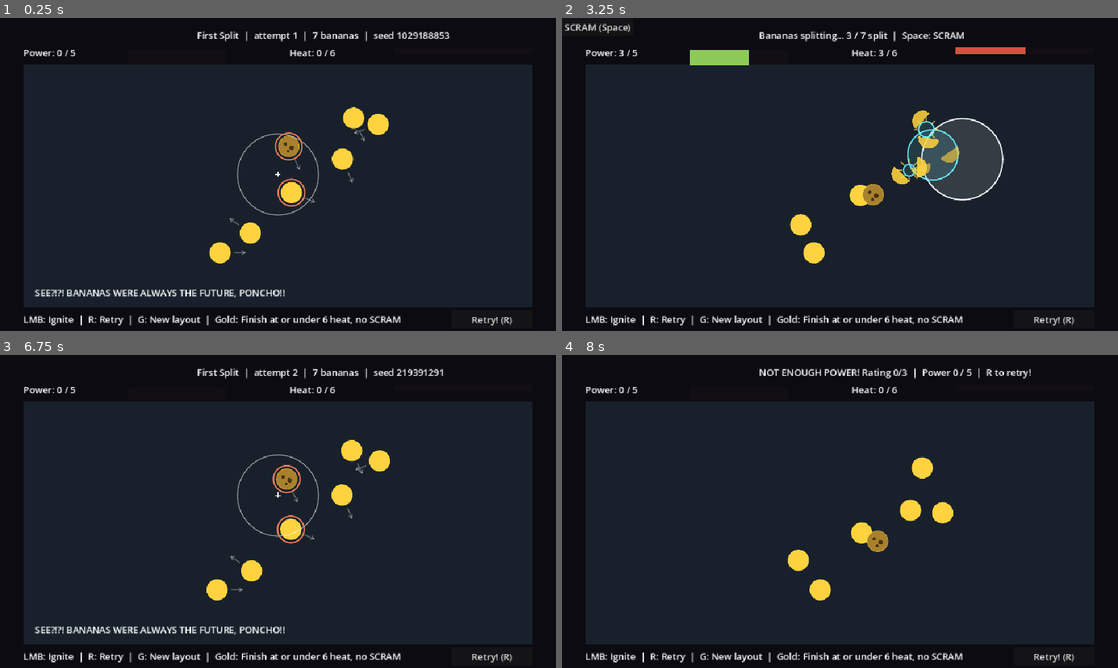
Above: before the commit, frames 1-4 (two rows, left to right).
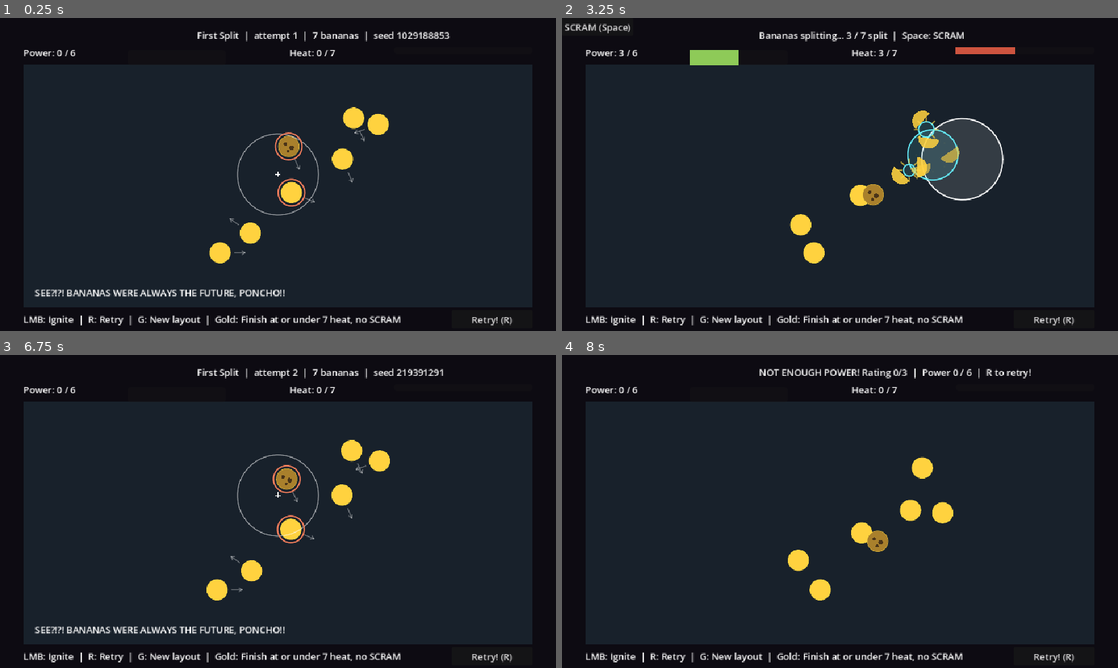
Above: after the commit, the same moments.

Repository: UnderstoodUseYourUsernameHere/banana-fission
Game: Godot game, scene res://scenes/main.tscn
Two runs of this game, one before a commit and one after it. Both use one fixed random seed, a clock stepped at 60 frames per second and the inputs below.
Inputs (mouse positions are in pixels of both pictures, inside the frame that each line leads up to):
- Up to frame 1 (0.25 s): no input
- Up to frame 2 (3.25 s): click "Retry! (R)" at 0.5 s; click "Retry! (R)" at 1.25 s; click "Retry! (R)" at 2 s; tap Enter at 2.75 s; move the mouse to (962, 158) at 2.77 s; press the mouse at (962, 158) at 2.78 s; hold Right from 2.78 s (still down)
- Up to frame 3 (6.75 s): release Right at 3.5 s; release the mouse at (400, 495) at 3.5 s; drag from (166, 527) to (250, 574) at 3.52 s; move the mouse to (333, 442) at 4.27 s; hold Right 4.28-5 s; hold N (next_level) 4.28-5 s; drag from (250, 574) to (111, 464) at 5.02 s; move the mouse to (444, 558) at 5.77 s; hold Left 5.78-6.5 s; tap Alt at 5.85 s; tap Escape (menu) at 6.4 s; click "START" at 6.5 s
- Up to frame 4 (8 s): drag from (673, 464) to (756, 433) at 7.27 s

The runs differ from the first frame. In frame 1, less than 0.1% of the frame differs, in the area x 12-61%, y 10-98%; in frame 2, 0.2%, in the area x 12-84%, y 9-98%; in frame 3, less than 0.1%; in frame 4, less than 0.1%.

Commit message:
fix: require completed reactions when validating layouts

Diff:
--- a/scenes/levels/level_01.tscn
+++ b/scenes/levels/level_01.tscn
@@ -7,9 +7,7 @@
 script = ExtResource("1_i2aat")
 title = "First Split"
 ratticus_line = "SEE?!?! BANANAS WERE ALWAYS THE FUTURE, PONCHO!!"
-power_target = 5
-heat_limit = 6
-gold_heat_limit = 7
+gold_heat_limit = 8
 
 [node name="Banana" parent="." unique_id=993941136 instance=ExtResource("2_2djvx")]
 position = Vector2(500, 300)
--- a/scenes/levels/level_02.tscn
+++ b/scenes/levels/level_02.tscn
@@ -7,8 +7,9 @@
 [sub_resource type="Resource" id="Resource_i2aat"]
 script = ExtResource("2_3acmf")
 count = 8
-speed_min = 62.0
-speed_max = 140.0
+speed_min = 49.0
+speed_max = 106.0
+min_spacing = 46.0
 metadata/_custom_type_script = "uid://bbbhkkqquiygk"
 
 [node name="Level" type="Node2D" unique_id=964198586]
--- a/scripts/main.gd
+++ b/scripts/main.gd
@@ -52,6 +52,7 @@
 var validation_seed: int = 0
 var validation_tries: int = 0
 var validation_generation_failed: bool = false
+var layout_ready: bool = false
 
 func _ready() -> void:
 	_load_level()
@@ -69,7 +70,7 @@
 	_generate_validated()
 
 func _on_ignited(world_position: Vector2) -> void:
-	if state != RoundState.AIMING:
+	if not layout_ready or state != RoundState.AIMING:
 		return
 
 	Progress.record_attempt()
@@ -167,7 +168,7 @@
 	if validation_generation_failed:
 		if level.fixed_seed != 0 or validation_tries >= MAX_SEED_TRIES:
 			push_warning("Generation failed and no seeds left after %d tries!" % validation_tries)
-			_finish_layout_validation()
+			_finish_layout_validation(false)
 			return
 		validation_seed += 1
 		validation_tries += 1
@@ -198,12 +199,12 @@
 			result["power"],
 			result["heat"]
 		])
-		_finish_layout_validation()
+		_finish_layout_validation(true)
 		return
 
 	if level.fixed_seed != 0 or validation_tries >= MAX_SEED_TRIES:
 		push_warning("No verified winning layout found after %d tries!" % validation_tries)
-		_finish_layout_validation()
+		_finish_layout_validation(false)
 		return
 
 	validation_seed += 1
@@ -377,8 +378,10 @@
 			break
 
 	if not has_active_rule:
-		return
-
+		layout_ready = true
+		return
+
+	layout_ready = false
 	validating_layout = true
 	aim.active = false
 	validation_seed = Progress.attempt_seed
@@ -410,11 +413,15 @@
 		heat_limit
 	)
 
-func _finish_layout_validation() -> void:
+func _finish_layout_validation(accepted: bool) -> void:
 	validating_layout = false
 	validation_search = null
-	aim.active = true
-	_update_status()
+	layout_ready = accepted
+	aim.active = accepted
+	if accepted:
+		_update_status()
+	else:
+		status.text = "LAYOUT UNAVAILABLE  |  G: try another layout  | Esc: menu"
 
 func _won() -> bool:
 	return heat_total <= heat_limit and power_total >= power_target
--- a/scripts/reaction_sim.gd
+++ b/scripts/reaction_sim.gd
@@ -119,7 +119,7 @@
 				heat += entry["heat"]
 
 				if heat > heat_limit:
-					return {"power": power, "heat": heat}
+					return {"power": power, "heat": heat, "complete": true}
 
 				spawned.append({
 					"pos": entry["pos"],
@@ -129,7 +129,7 @@
 		surviving.append_array(spawned)
 		pulses = surviving
 
-	return {"power": power, "heat": heat}
+	return {"power": power, "heat": heat, "complete": pulses.is_empty()}
 
 static func find_winning_shot(
 	bananas: Array[Banana],
--- a/scripts/shot_search.gd
+++ b/scripts/shot_search.gd
@@ -77,6 +77,13 @@
 		chains_run += 1
 
 		var point: Vector2 = entry["pos"]
+
+		if not _chamber.has_point(point):
+			continue
+
+		if ControlRod.blocks_line(point, point, _rods):
+			continue
+
 		var outcome: Dictionary = ReactionSim.run_chain(
 			_state,
 			point,
@@ -92,7 +99,7 @@
 		var power: int = int(outcome["power"])
 		var heat: int = int(outcome["heat"])
 
-		if power >= _power_target and heat <= _heat_limit:
+		if (outcome.get("complete", false) and power >= _power_target and heat <= _heat_limit):
 			result = {
 				"valid": true,
 				"wait": float(_wait_ticks) * ReactionSim.TICK,
